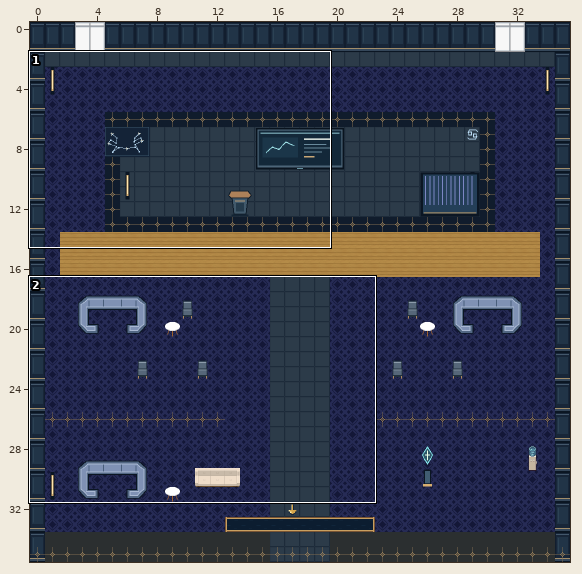
Two states of a Tiled map (JSON), maps/preview/speaker-cancer.tmj. Above, an overview of the earlier version with the close-up marked.
Close-up. Old version:
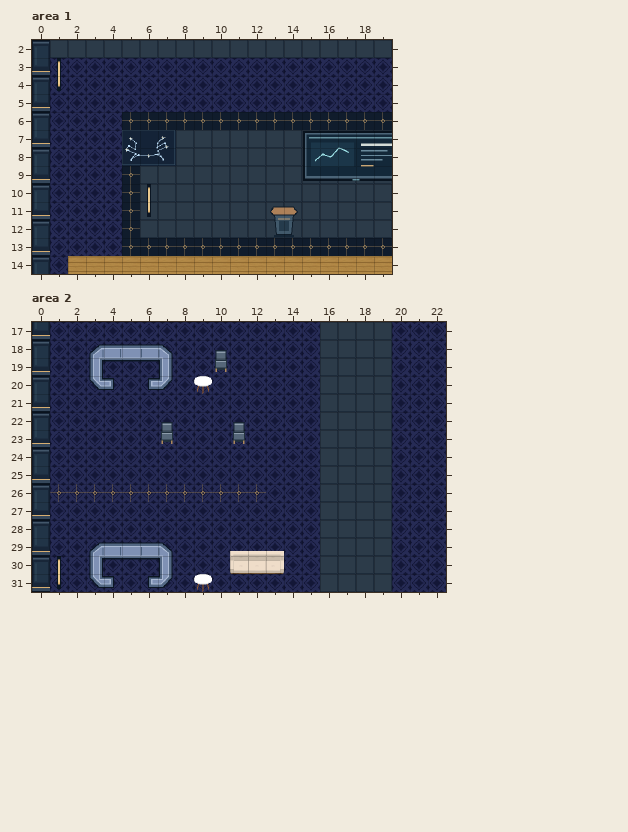
Cells are 32x32 px. Shown: area 1 x 0..19, y 2..14; area 2 x 0..22, y 17..31. The commit also changed other parts of the map, which this record leaves out.
And afterwards:
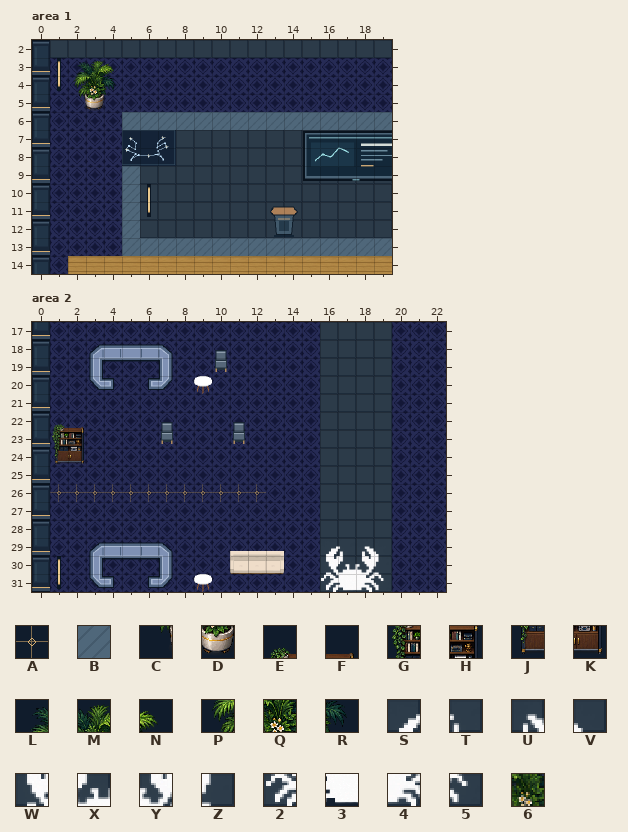
Key: from "art-0": A 15; from "art-1": B 360; from "art-7": C 6, D 7; from "art-8": E 10, F 11, G 26, H 27, J 42, K 43, L 64, M 65, N 66, P 80, Q 81, R 82; from "art-9": S 28, T 29, U 30, V 31, W 44, X 45, Y 46, Z 47, 2 60, 3 61, 4 62, 5 63; from "navigation-mask": 6 1.
_ is an empty cell.
Tiles of an added or newly shown layer are drawn over the layers below it.
See-through tiles are keyed as they look on the map.
Difference:
Layer "terrain", area 1:
y 6: x 5..19 AAAAAAAAAAAAAAA -> BBBBBBBBBBBBBBB
y 9..12: x 5 A -> B
y 13: x 5..19 AAAAAAAAAAAAAAA -> BBBBBBBBBBBBBBB
Layer "scenery-belowAvatar-0", area 1:
y 5: x 2..3 __ -> CD
Layer "interior-ambient-plant" (added), area 1:
y 3: x 2..4 ___ -> LMN
y 4: x 2..4 ___ -> PQR
Layer "physical-collisions", area 1:
y 3..4: x 2..4 ___ -> 666
y 5: x 2..3 __ -> 66
Layer "scenery-belowAvatar-0", area 2:
y 22: x 1..2 __ -> EF
y 23: x 1..2 __ -> GH
y 24: x 1..2 __ -> JK
y 29: x 16..19 ____ -> STUV
y 30: x 16..19 ____ -> WXYZ
y 31: x 16..19 ____ -> 2345
Layer "physical-collisions", area 2:
y 22..24: x 1..2 __ -> 66
Where, in picture pixels (left, top, right, bottom), the same in both close-ups:
added: (73, 60, 116, 111)
changed: (122, 112, 392, 130)
changed: (122, 166, 392, 256)
added: (52, 424, 84, 464)
added: (321, 546, 384, 592)
